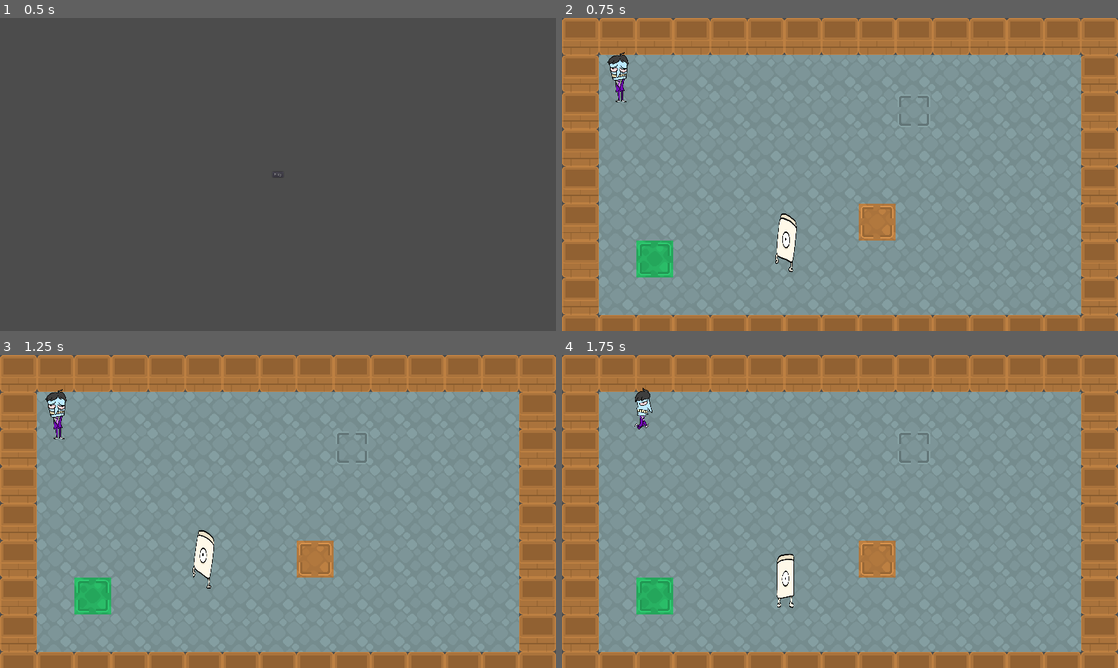
Above: before the commit, frames 1-4 (two rows, left to right).
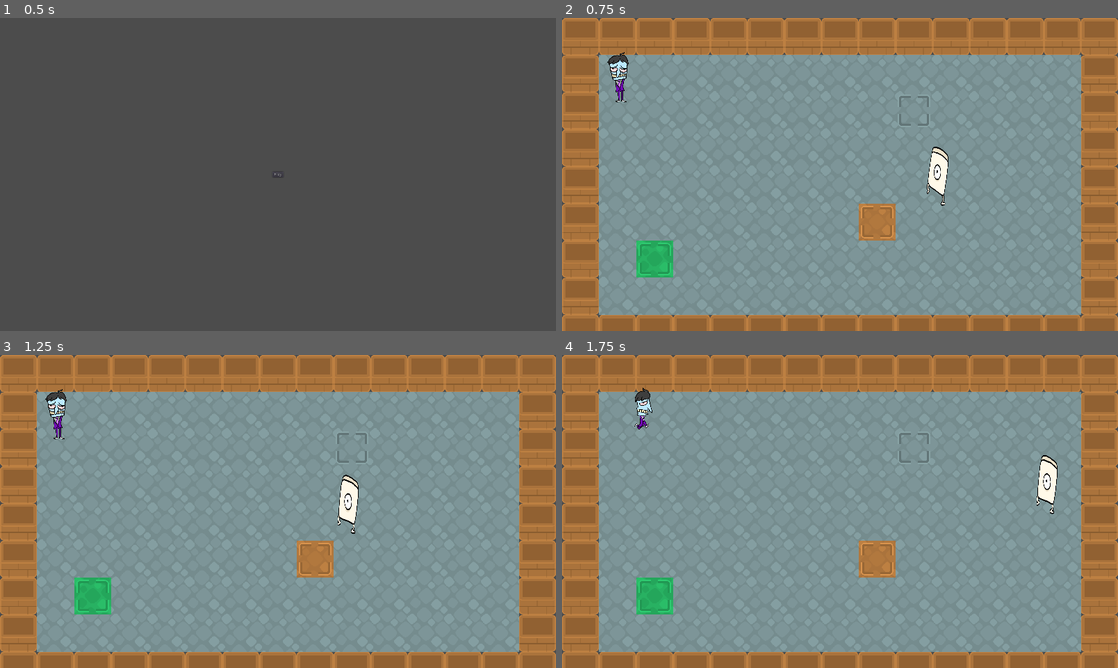
Above: after the commit, the same moments.

Repository: TheSeahorse/GMTK2022
Game: Godot game, scene res://Main.tscn
The game is run twice, just before and just after one commit, with the same random seed, the same clock (stepped at 60 frames per second) and the same inputs.
Inputs (mouse positions are in pixels of both pictures, inside the frame that each line leads up to):
- Up to frame 1 (0.5 s): no input
- Up to frame 2 (0.75 s): click "Play" at 0.5 s
- Up to frame 3 (1.25 s): no input
- Up to frame 4 (1.75 s): tap Enter at 1.25 s; move the mouse to (962, 495) at 1.27 s; hold D (move_right) from 1.28 s (still down); tap Space at 1.35, 1.52 s

Frame 1 is identical in both runs. In frame 2, 0.9% of the frame differs, in the area x 38-70%, y 41-82%; in frame 3, 0.9%; in frame 4, 0.9%.

Commit message:
Spawn enemy at random position

Diff:
--- a/Enemy.gd
+++ b/Enemy.gd
@@ -5,7 +5,7 @@
 var speed = 200
 
 func _ready():
-    pass # Replace with function body.
+    $AnimatedSprite.play()
 
 
 func _process(_delta):
--- a/Enemy.tscn
+++ b/Enemy.tscn
@@ -63,8 +63,6 @@
 
 [node name="AnimatedSprite" type="AnimatedSprite" parent="."]
 frames = SubResource( 10 )
-frame = 1
-playing = true
 
 [node name="CollisionShape2D" type="CollisionShape2D" parent="."]
 shape = SubResource( 1 )
--- a/Game.gd
+++ b/Game.gd
@@ -6,10 +6,12 @@
 var GAME_HEIGHT = ProjectSettings.get_setting("display/window/size/height")
 var GAME_WIDTH = ProjectSettings.get_setting("display/window/size/width")
 
+var rng = RandomNumberGenerator.new()
 var player
 var enemies = []
 
 func _ready():
+    rng.randomize()
     player = Player.instance()
     player.position = Vector2(200,200)
     player.connect("enemy_detected", self, "_player_detected_enemy")
@@ -25,9 +27,18 @@
 
 func add_enemy():
     var enemy = Enemy.instance()
-    enemy.position = Vector2(800,800)
+    enemy.position = get_enemy_spawnable_position()
     call_deferred("add_child", enemy)
     enemies.append(enemy)
+
+func get_enemy_spawnable_position():
+    var x = rng.randi_range(200, 1720)
+    var y = rng.randi_range(200, 880)
+    var pos = Vector2(x, y)
+    if player.position.distance_to(pos) < 300:
+        return get_enemy_spawnable_position()
+    else:
+        return pos
 
 func _player_detected_enemy(body):
     add_enemy()
